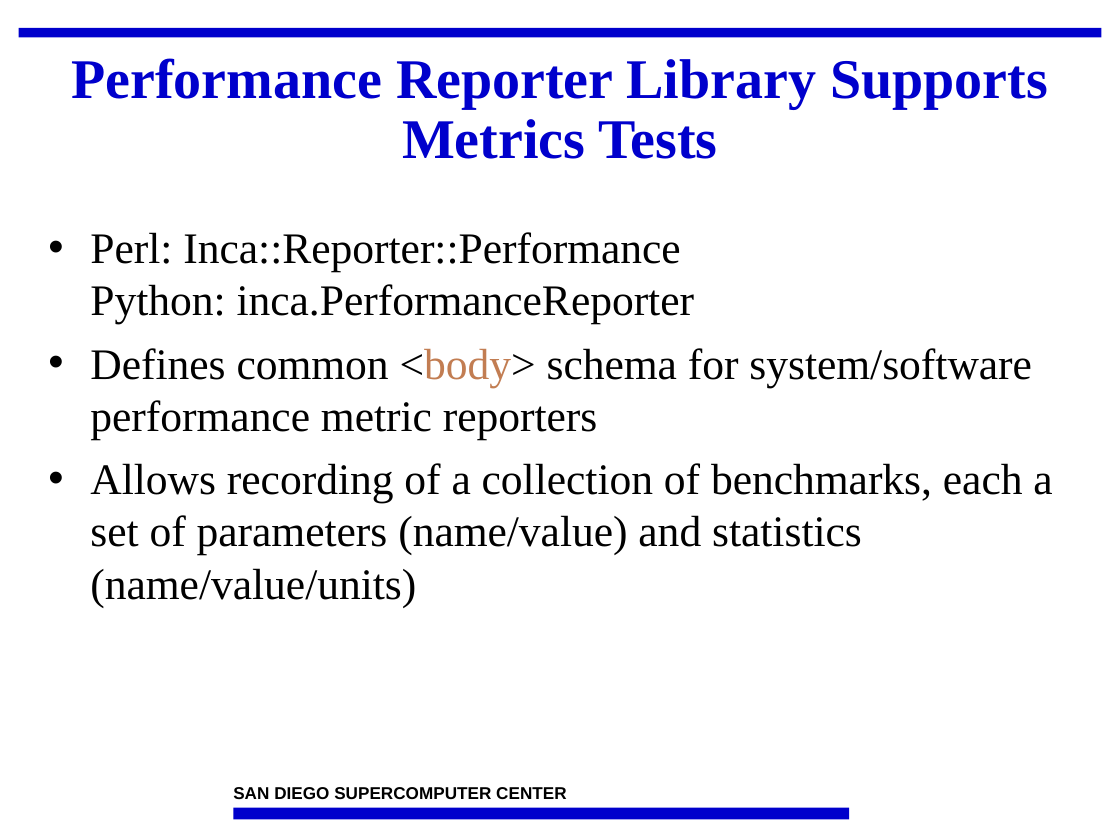
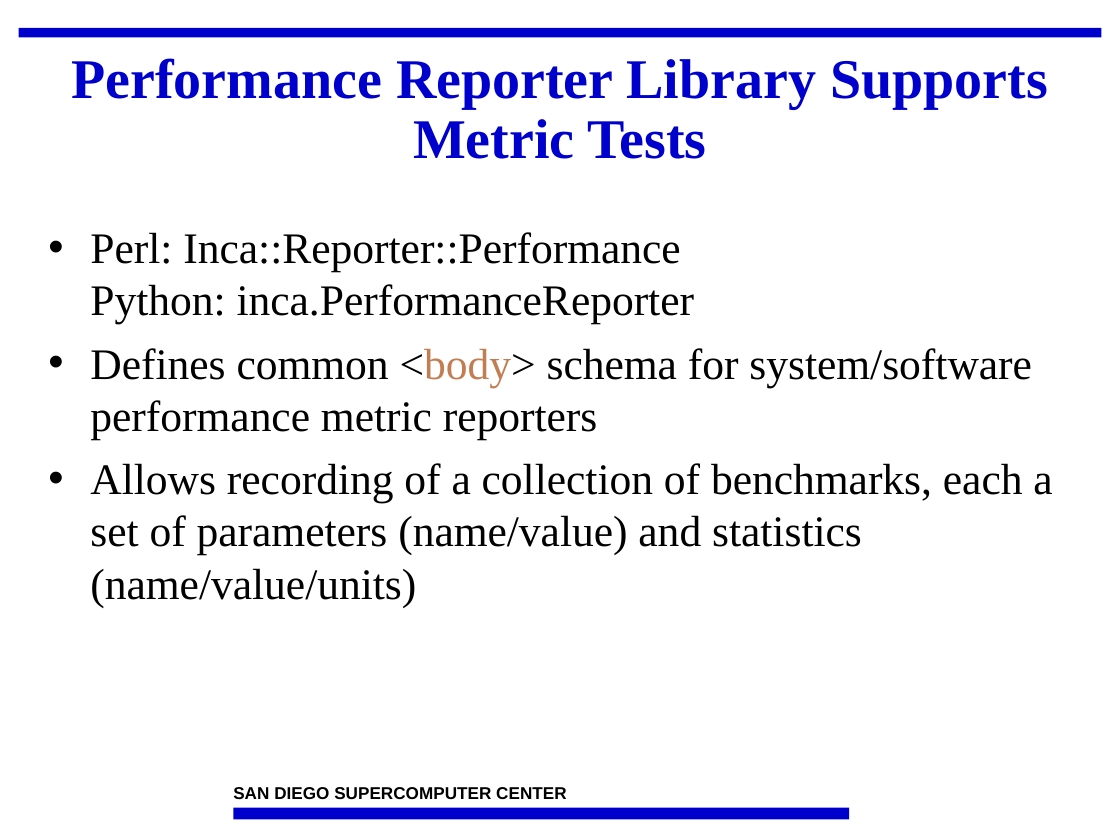
Before and after one commit to IncaProject/inca-xsede, a slide deck: slide 23 of talks/2008workshop/incaReporters.ppt. Drawn at 1120x840 pixels with LibreOffice and Linux fonts; fonts in the diff are those of the drawing; background and template pictures are left out. Boxes give left, top, right and bottom in pixels: in the first picture for what was removed or moved away, otherwise in the second. Text is boxed around its words. In the diff, an @@ line names an element or a change of style, - is before the commit and + after.

```diff
--- a/talks/2008workshop/incaReporters.ppt
+++ b/talks/2008workshop/incaReporters.ppt
@@ title at (71,58,1048,159): text changed @@
-Performance Reporter Library Supports Metrics Tests
+Performance Reporter Library Supports Metric Tests
```
Also in this commit, not shown: 2 other slides changed.
